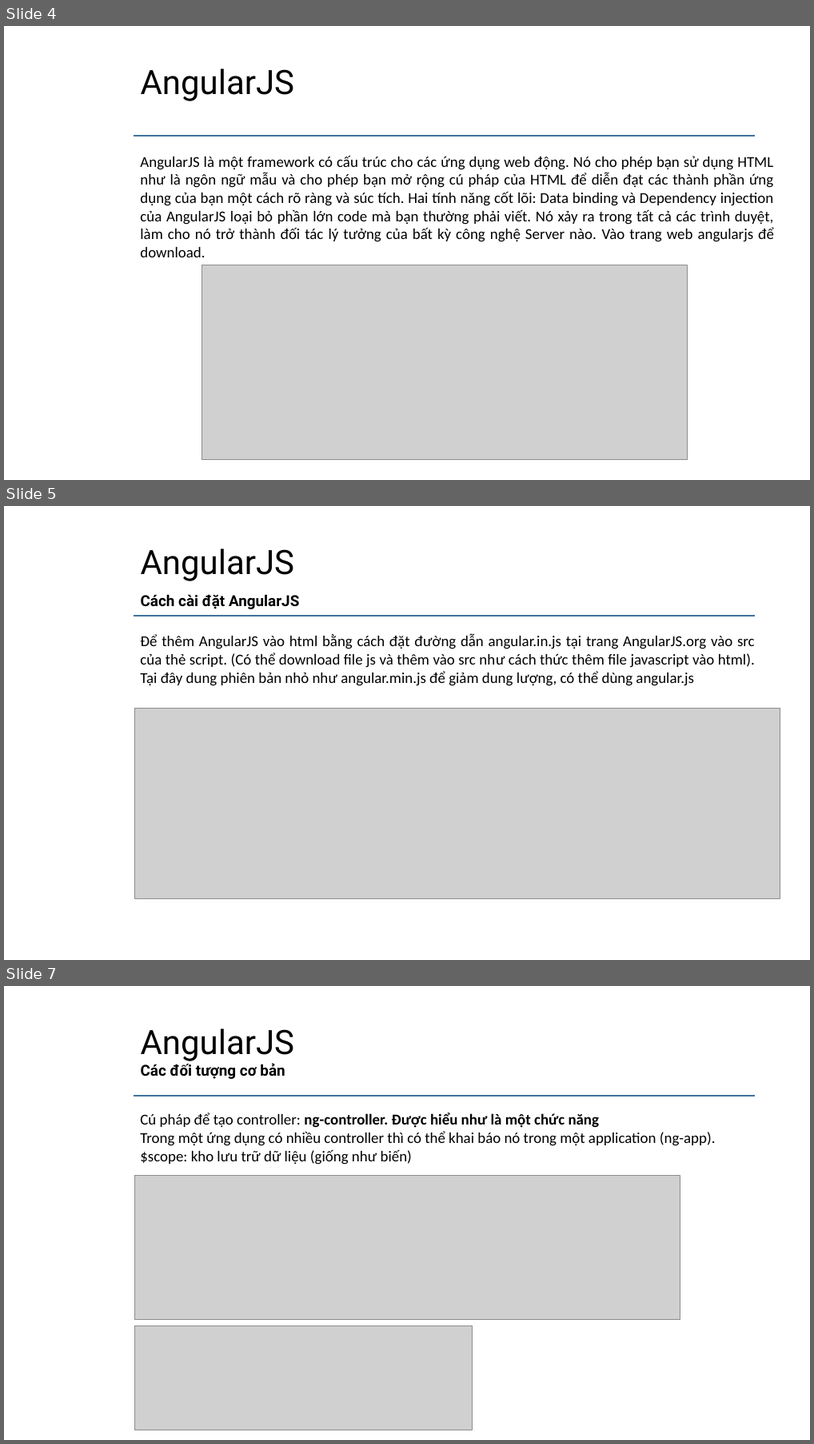
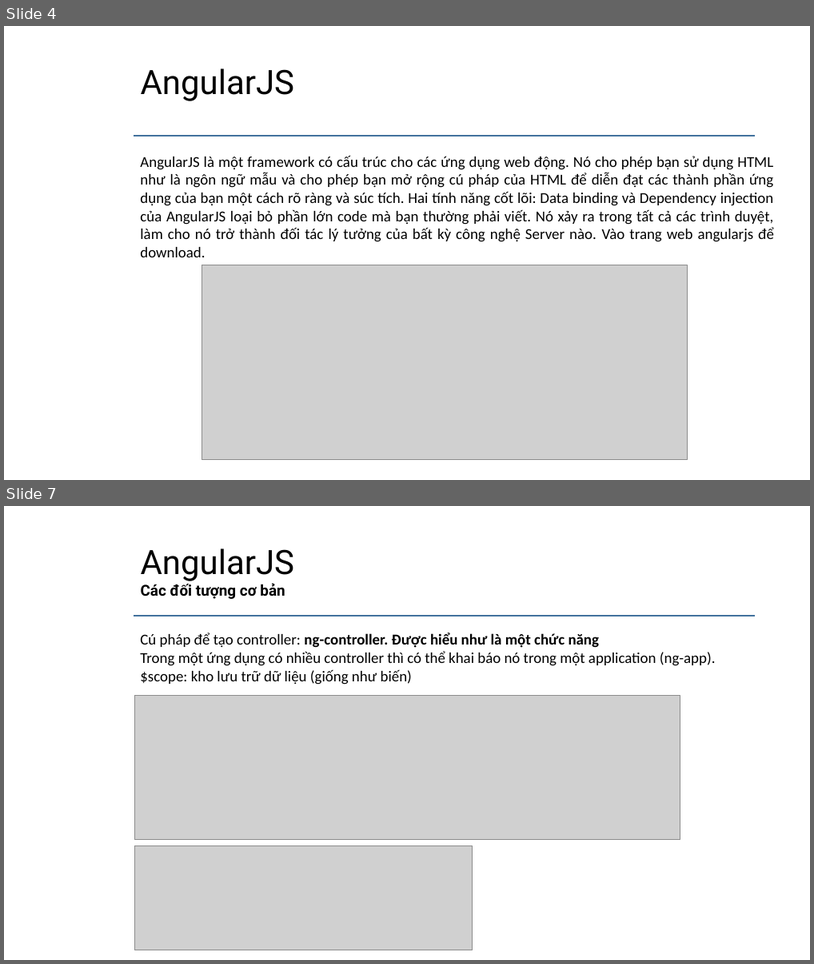
Before and after one commit to daotuyen9244/Indruino-Iot-Project, a slide deck: FW/Minh/Task4/Task4 - Minh.pptx. Shown one above the other, each under a label of ours: slides 4, 5 and 7 before the commit, slides 4 and 7 after it; the slides between them are not shown. The pictures are 814x1444 and 814x964 pixels, drawn with LibreOffice and Linux fonts; fonts in the diff are those of the drawing; grey boxes stand for pictures; background and template pictures are left out. Boxes give left, top, right and bottom in pixels: in the first picture for what was removed or moved away, otherwise in the second. Text is boxed around its words. In the diff, an @@ line names an element or a change of style, - is before the commit and + after.

```diff
--- a/FW/Minh/Task4/Task4 - Minh.pptx
+++ b/FW/Minh/Task4/Task4 - Minh.pptx
@@ slide 5 removed at (x1=4, y1=506, x2=810, y2=960), background #FFFFFF; not listed: 1 template element that a slide beside it also shows @@
@@ title removed at (x1=141, y1=548, x2=294, y2=581) @@
-AngularJS
@@ subtitle removed at (x1=141, y1=594, x2=299, y2=609) @@
-Cách cài đặt AngularJS
@@ text removed at (x1=140, y1=634, x2=755, y2=686) @@
-Để thêm AngularJS vào html bằng cách đặt đường dẫn angular.in.js tại trang AngularJS.org vào src của thẻ script. (Có thể download file js và thêm vào src như cách thức thêm file javascript vào html). Tại đây dung phiên bản nhỏ như angular.min.js để giảm dung lượng, có thể dùng angular.js
@@ picture removed at (x1=134, y1=708, x2=781, y2=898) @@
```
Also in this commit, not shown: 1 slide changed, 1 slide added.
